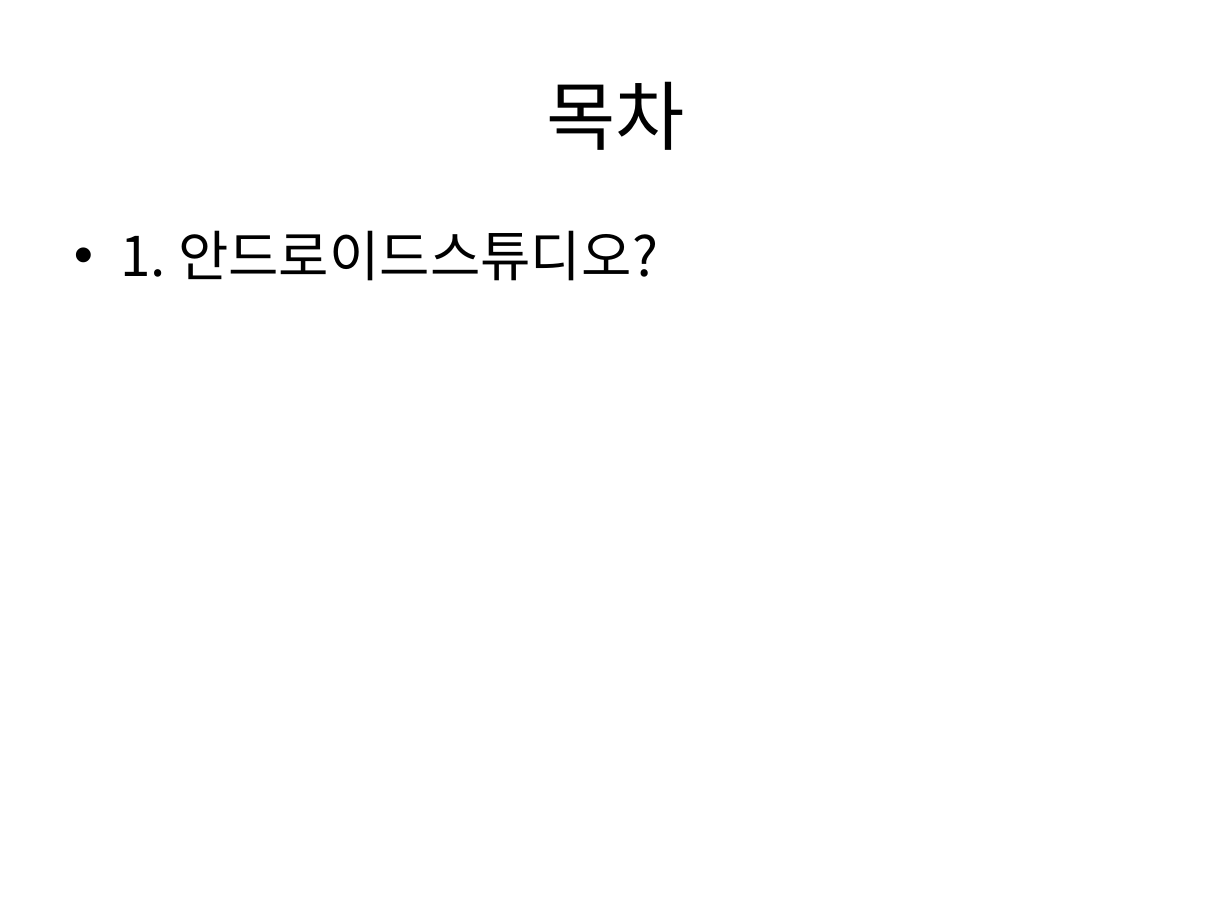
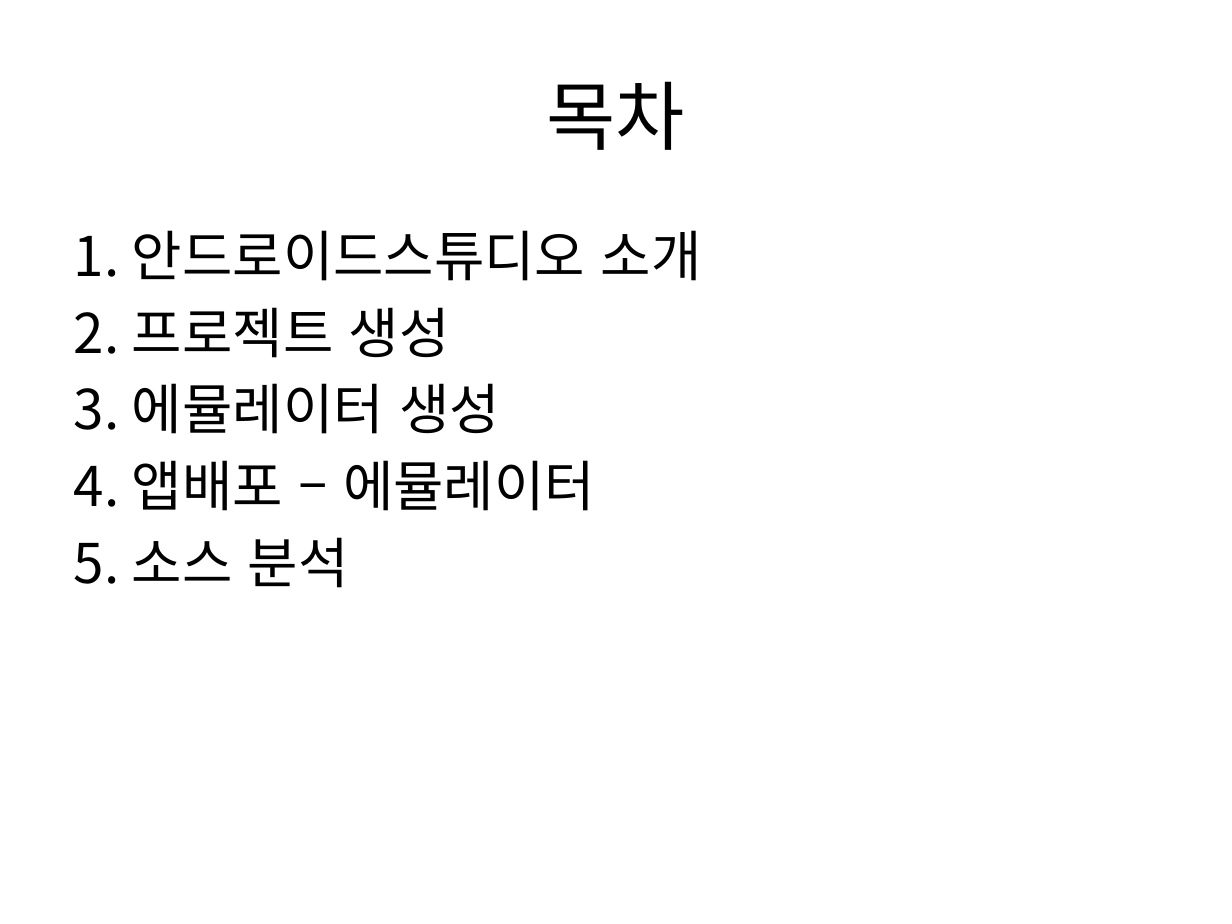
Before and after one commit to tuxxon/android_dev_lecture, a slide deck: slide 2 of 02.안드로이드 모바일 앱 개발-프론트엔드-안국환.pptx. Drawn at 1232x924 pixels with LibreOffice and Linux fonts; fonts in the diff are those of the drawing. Boxes give left, top, right and bottom in pixels: in the first picture for what was removed or moved away, otherwise in the second. Text is boxed around its words. In the diff, an @@ line names an element or a change of style, - is before the commit and + after.

Commit message:
added some slides

```diff
--- a/02.안드로이드 모바일 앱 개발-프론트엔드-안국환.pptx
+++ b/02.안드로이드 모바일 앱 개발-프론트엔드-안국환.pptx
@@ text at [74, 230, 702, 588]: text changed @@
-• 1. 안드로이드스튜디오?
+1. 안드로이드스튜디오 소개
+2. 프로젝트 생성
+3. 에뮬레이터 생성
+4. 앱배포 – 에뮬레이터
+5. 소스 분석
```
Also in this commit, not shown: 1 other slide changed, 1 slide added.
